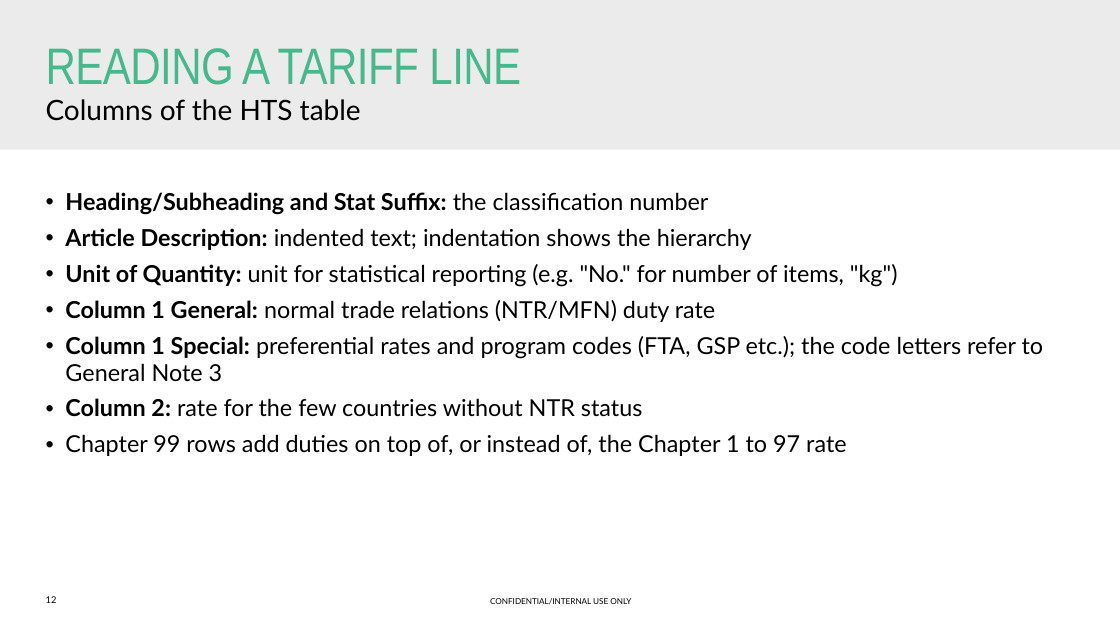
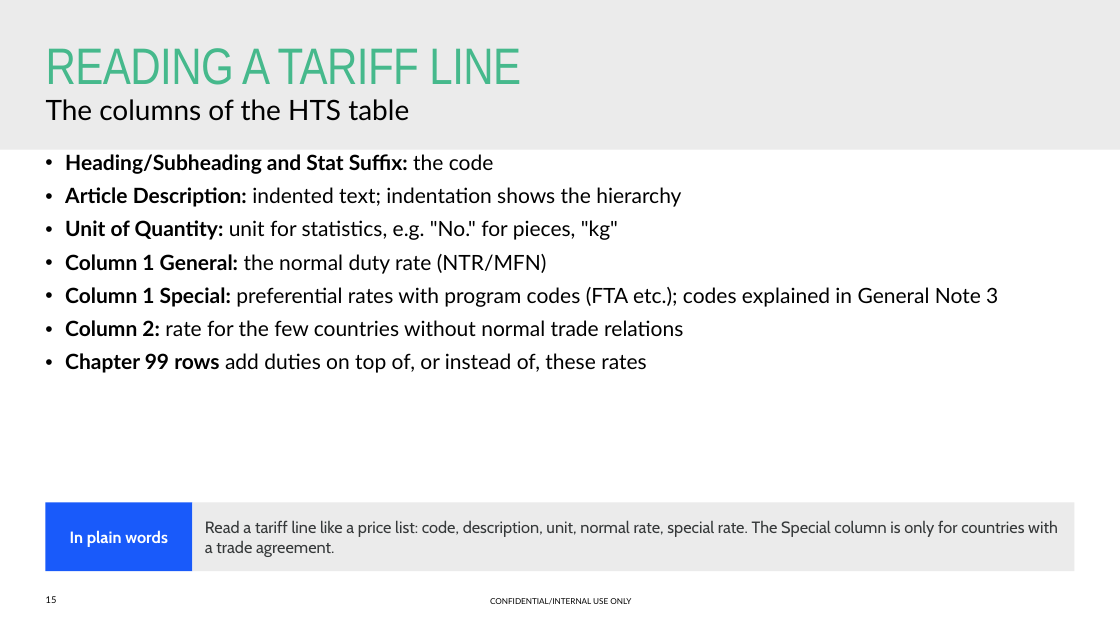
Before and after one commit to lars1909lg-bot/TradeKPI, a slide deck: slide 15 of training/Straumann_US_HTS_Classification_Training.pptx (slide 12 before the commit). Drawn at 1120x630 pixels with LibreOffice and Linux fonts; fonts in the diff are those of the drawing; background and template pictures are left out. Boxes give left, top, right and bottom in pixels: in the first picture for what was removed or moved away, otherwise in the second. Text is boxed around its words. In the diff, an @@ line names an element or a change of style, - is before the commit and + after.

```diff
--- a/training/Straumann_US_HTS_Classification_Training.pptx
+++ b/training/Straumann_US_HTS_Classification_Training.pptx
@@ text at bbox=[46, 99, 409, 121]: text changed @@
-Columns of the HTS table
+The columns of the HTS table
@@ text "Heading/Subheading and Stat Suffix: the ...": place and size @@
-text "Heading/Subheading and Stat Suffix: the ..." at bbox=[65, 192, 1044, 456]
+text "Heading/Subheading and Stat Suffix: the ..." at bbox=[65, 154, 998, 373]
@@ text at bbox=[65, 154, 494, 174]: text changed; size 20 to 18 pt @@
-• Heading/Subheading and Stat Suffix: the classification number
+• Heading/Subheading and Stat Suffix: the code
@@ text at bbox=[65, 187, 681, 207]: size 20 to 18 pt in "Article Description: indented text; indentation shows the ..." @@
@@ text at bbox=[65, 220, 998, 373]: text changed; size 20 to 18 pt @@
-• Unit of Quantity: unit for statistical reporting (e.g. "No." for number of items, "kg")
-• Column 1 General: normal trade relations (NTR/MFN) duty rate
-• Column 1 Special: preferential rates and program codes (FTA, GSP etc.); the code letters refer to General Note 3
-• Column 2: rate for the few countries without NTR status
-• Chapter 99 rows add duties on top of, or instead of, the Chapter 1 to 97 rate
+• Unit of Quantity: unit for statistics, e.g. "No." for pieces, "kg"
+• Column 1 General: the normal duty rate (NTR/MFN)
+• Column 1 Special: preferential rates with program codes (FTA etc.); codes explained in General Note 3
+• Column 2: rate for the few countries without normal trade relations
+• Chapter 99 rows add duties on top of, or instead of, these rates
@@ rectangle added at bbox=[45, 502, 192, 571], fill #195AFA, 14 pt, text #FFFFFF, bold @@
+In plain words
@@ rectangle added at bbox=[192, 502, 1075, 571], fill #EBEBEB, 14 pt, text #36393A @@
+Read a tariff line like a price list: code, description, unit, normal rate, special rate. The Special column is only for countries with a trade agreement.
@@ page number at bbox=[46, 596, 57, 603]: text changed @@
-12
+15
```
Also in this commit, not shown: 77 other slides changed, 4 slides added, 2 slides removed, 1 other file.
